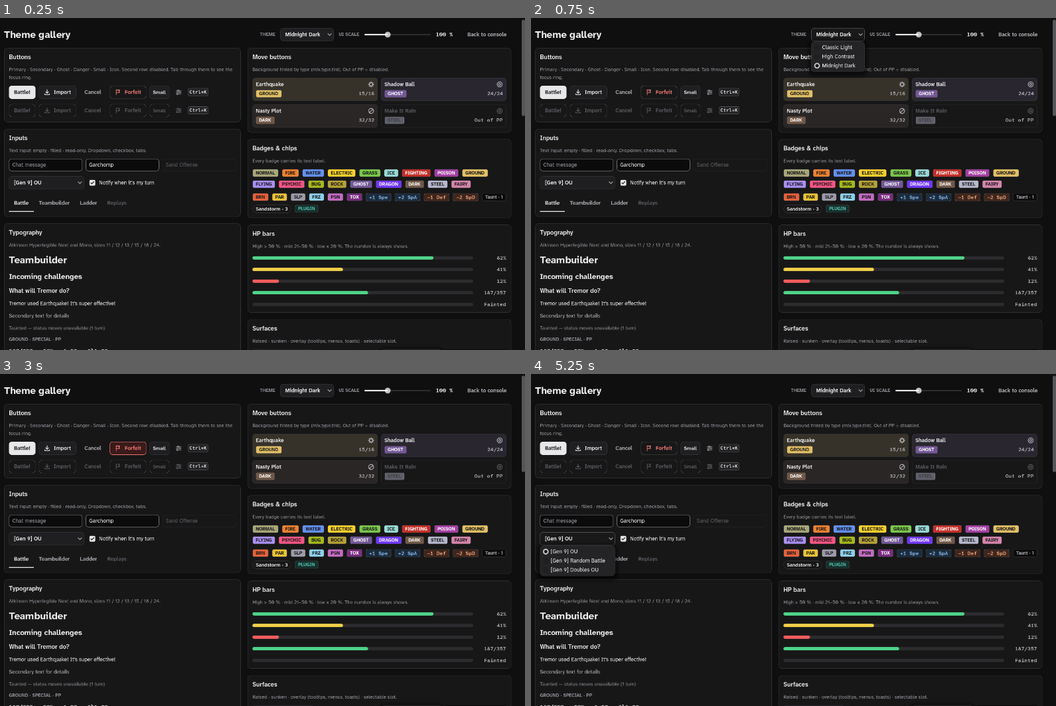
Above: before the commit, frames 1-4 (two rows, left to right).
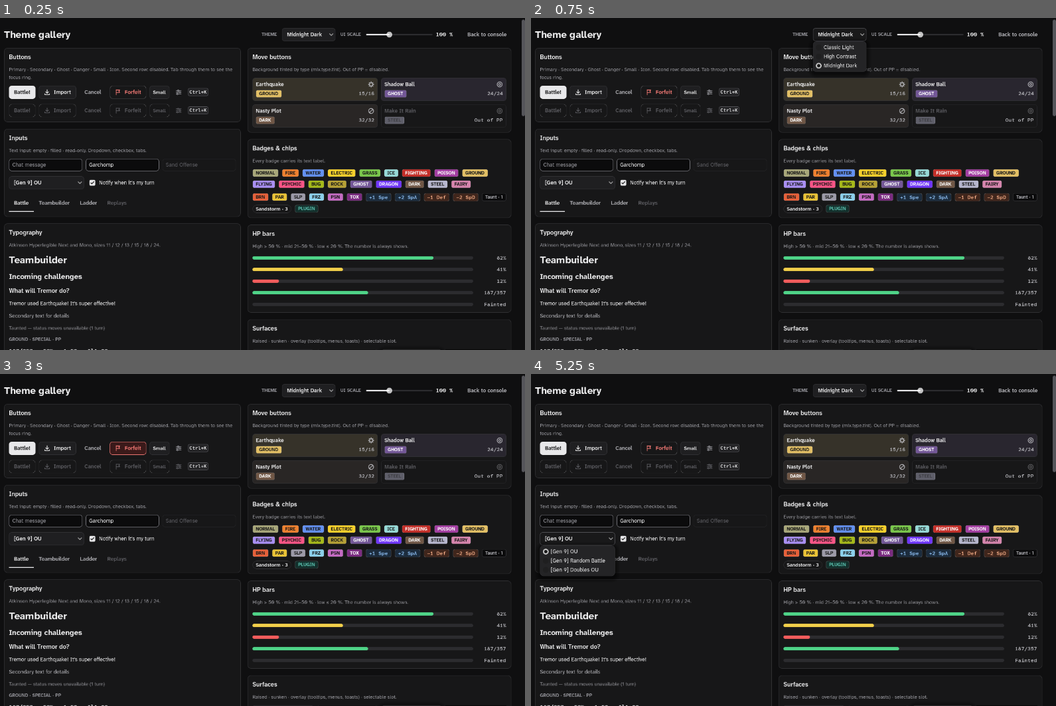
Above: after the commit, the same moments.

Repository: chrismaghuhn/Showdown-godot
Game: Godot game, scene res://src/ui/screens/theme_gallery/theme_gallery.tscn
Two runs of this game, one before a commit and one after it. Both use one fixed random seed, a clock stepped at 60 frames per second and the inputs below. This scene is started directly instead of the project's main scene.
Inputs (mouse positions are in pixels of both pictures, inside the frame that each line leads up to):
- Up to frame 1 (0.25 s): no input
- Up to frame 2 (0.75 s): click "Midnight Dark" at 0.5 s
- Up to frame 3 (3 s): click "Battle!" at 1.25 s; click "Import" at 2 s; click "Forfeit" at 2.75 s
- Up to frame 4 (5.25 s): click "Small" at 3.5 s; click (709, 447) at 4.27 s; click "[Gen 9] OU" at 5 s

The runs differ from the first frame. In frame 1, 0.1% of the frame differs, in the area x 49-83%, y 3-7%; in frame 2, 0.4%, in the area x 49-83%, y 3-17%; in frame 3, 0.1%; in frame 4, 0.1%.

Commit message:
Apply the UI scale from the keyboard and pick up new themes (fixes #52)
The UI scale slider (settings and theme gallery) is now a shared
UiScaleControl: keys and clicks apply and save the scale right away, a
drag when it ends, the mouse wheel scrolls the page, and it follows
ui_scale_changed. Cancelling the custom sound file dialog re-selects
the saved choice. Coming back to the appearance page or the theme
gallery runs Themes.discover(), so new community themes show up
without a restart.

Co-Authored-By: Claude Opus 5.5 <noreply@anthropic.com>

Diff:
--- /dev/null
+++ b/client/src/ui/components/ui_scale_control.gd
@@ -0,0 +1,46 @@
+class_name UiScaleControl
+extends HBoxContainer
+## UI scale slider with its value ("110 %"), for Settings › Appearance and the theme gallery.
+## Keys and clicks apply and save the scale right away, a drag only when it ends (rescaling
+## moves the slider under the mouse). The mouse wheel scrolls the page instead of the slider.
+## Follows scale changes made elsewhere, since screens stay alive.
+
+var slider := HSlider.new()
+var label := Label.new()
+var _dragging := false
+
+
+func _init(width := 200) -> void:
+	slider.min_value = Themes.SCALE_MIN * 100
+	slider.max_value = Themes.SCALE_MAX * 100
+	slider.step = Themes.SCALE_STEP * 100
+	slider.scrollable = false
+	slider.custom_minimum_size.x = width
+	slider.size_flags_vertical = Control.SIZE_SHRINK_CENTER
+	add_child(slider)
+	label.theme_type_variation = &"MonoLabel"
+	label.custom_minimum_size.x = 52
+	label.size_flags_vertical = Control.SIZE_SHRINK_CENTER
+	add_child(label)
+	sync(Themes.ui_scale)
+	slider.drag_started.connect(func() -> void: _dragging = true)
+	slider.drag_ended.connect(func(_changed: bool) -> void:
+		_dragging = false
+		apply())
+	slider.value_changed.connect(func(v: float) -> void:
+		label.text = "%d %%" % roundi(v)
+		if not _dragging:
+			apply())
+	EventBus.ui_scale_changed.connect(sync)
+
+
+## Applies and saves the slider's value if it isn't the current scale already.
+func apply() -> void:
+	if not is_equal_approx(slider.value / 100.0, Themes.ui_scale):
+		Themes.set_ui_scale(slider.value / 100.0)
+
+
+## Shows `ui_scale` without applying it.
+func sync(ui_scale: float) -> void:
+	slider.set_value_no_signal(ui_scale * 100.0)
+	label.text = "%d %%" % roundi(ui_scale * 100.0)
--- a/client/src/ui/screens/settings/settings_screen.gd
+++ b/client/src/ui/screens/settings/settings_screen.gd
@@ -18,6 +18,7 @@
 func _ready() -> void:
 	_build()
 	EventBus.theme_changed.connect(func(_id: String) -> void: _rebuild_current.call_deferred())
+	visibility_changed.connect(_on_visibility_changed)
 	var start_page := AppConfig.cli("settings-page", "general")
 	show_page(start_page if start_page in PAGES else "general")
 
@@ -72,6 +73,7 @@
 	_file_dialog.use_native_dialog = true
 	_file_dialog.filters = PackedStringArray(["*.wav, *.ogg, *.mp3 ; " + tr("Sounds")])
 	_file_dialog.file_selected.connect(_on_sound_file_selected)
+	_file_dialog.canceled.connect(_rebuild_current)
 	add_child(_file_dialog)
 
 
@@ -80,6 +82,12 @@
 	for id: String in _nav_buttons:
 		_nav_buttons[id].set_pressed_no_signal(id == page)
 	_rebuild_current()
+
+
+## Screens stay alive: coming back picks up themes added to the themes folder meanwhile.
+func _on_visibility_changed() -> void:
+	if visible and _current == "appearance":
+		_rebuild_current()
 
 
 func _rebuild_current() -> void:
@@ -125,6 +133,7 @@
 
 func _build_appearance() -> void:
 	_page_header(tr("Appearance"), tr("Themes only change design tokens. Community themes go into the themes folder."))
+	Themes.discover()
 	var box := _section(tr("Theme"))
 	var themes := OptionButton.new()
 	for entry in Themes.available_themes():
@@ -142,20 +151,7 @@
 	folder.pressed.connect(func() -> void: OS.shell_open(ProjectSettings.globalize_path(Themes.USER_DIR)))
 	box.add_child(_setting_row(tr("Community themes"), tr("Put .sdtheme.json files here."), folder))
 
-	var scale_row := HBoxContainer.new()
-	var slider := HSlider.new()
-	slider.min_value = Themes.SCALE_MIN * 100
-	slider.max_value = Themes.SCALE_MAX * 100
-	slider.step = Themes.SCALE_STEP * 100
-	slider.value = Themes.ui_scale * 100
-	slider.custom_minimum_size.x = 200
-	slider.size_flags_vertical = Control.SIZE_SHRINK_CENTER
-	var value := _label("%d %%" % roundi(slider.value), &"MonoLabel")
-	slider.value_changed.connect(func(v: float) -> void: value.text = "%d %%" % roundi(v))
-	slider.drag_ended.connect(func(_c: bool) -> void: Themes.set_ui_scale(slider.value / 100.0))
-	scale_row.add_child(slider)
-	scale_row.add_child(value)
-	box.add_child(_setting_row(tr("UI scale"), tr("Makes everything larger or smaller."), scale_row))
+	box.add_child(_setting_row(tr("UI scale"), tr("Makes everything larger or smaller."), UiScaleControl.new()))
 	var reduce := CheckButton.new()
 	reduce.button_pressed = Themes.reduce_motion
 	reduce.toggled.connect(Themes.set_reduce_motion)
--- a/client/src/ui/screens/theme_gallery/theme_gallery.gd
+++ b/client/src/ui/screens/theme_gallery/theme_gallery.gd
@@ -3,14 +3,17 @@
 ## UI scale slider. Used to review themes (built-in and community) and the design system.
 
 var _theme_select: OptionButton
-var _scale_slider: HSlider
-var _scale_label: Label
 var _warnings: Label
 
 
 func _ready() -> void:
 	_build()
 	EventBus.theme_changed.connect(func(_id: String) -> void: _refresh_header())
+	# Screens stay alive: coming back picks up themes added to the themes folder meanwhile.
+	visibility_changed.connect(func() -> void:
+		if visible:
+			Themes.discover()
+			_refresh_header())
 	_refresh_header()
 
 
@@ -45,18 +48,7 @@
 		Themes.apply(_theme_select.get_item_metadata(index)))
 	header.add_child(_theme_select)
 	header.add_child(_label("UI scale", &"CapsLabel", true))
-	_scale_slider = HSlider.new()
-	_scale_slider.min_value = Themes.SCALE_MIN * 100
-	_scale_slider.max_value = Themes.SCALE_MAX * 100
-	_scale_slider.step = Themes.SCALE_STEP * 100
-	_scale_slider.custom_minimum_size.x = 160
-	_scale_slider.size_flags_vertical = Control.SIZE_SHRINK_CENTER
-	_scale_slider.drag_ended.connect(func(_changed: bool) -> void: Themes.set_ui_scale(_scale_slider.value / 100.0))
-	_scale_slider.value_changed.connect(func(v: float) -> void: _scale_label.text = "%d %%" % roundi(v))
-	header.add_child(_scale_slider)
-	_scale_label = _label("100 %", &"MonoLabel")
-	_scale_label.custom_minimum_size.x = 52
-	header.add_child(_scale_label)
+	header.add_child(UiScaleControl.new(160))
 	var back := _button("Back to console", &"GhostButton")
 	back.pressed.connect(func() -> void: EventBus.navigation_requested.emit(&"dev-console"))
 	header.add_child(back)
@@ -98,8 +90,6 @@
 		_theme_select.set_item_disabled(index, not str(entry["error"]).is_empty())
 		if entry["id"] == Themes.theme_id:
 			_theme_select.select(index)
-	_scale_slider.set_value_no_signal(Themes.ui_scale * 100.0)
-	_scale_label.text = "%d %%" % roundi(Themes.ui_scale * 100.0)
 	var warnings := Themes.tokens.warnings if Themes.tokens != null else PackedStringArray()
 	_warnings.visible = not warnings.is_empty()
 	_warnings.text = "Theme warnings:\n• " + "\n• ".join(warnings)
--- /dev/null
+++ b/client/tests/unit/test_settings_screen.gd
@@ -0,0 +1,134 @@
+extends "res://tests/test_case.gd"
+## Settings screen and theme gallery (#52): the UI scale slider applies from the keyboard and
+## follows changes made elsewhere, cancelling the sound file dialog restores the dropdown, and
+## new community themes show up without a restart. Restores the scale, theme and settings.
+
+const SettingsScene := preload("res://src/ui/screens/settings/settings_screen.tscn")
+const GalleryScene := preload("res://src/ui/screens/theme_gallery/theme_gallery.tscn")
+const TEST_THEME := "zz-test-settings-screen"
+
+
+func test_settings_scale_applies_from_keyboard() -> void:
+	var saved := _save_scale()
+	var screen := _open(SettingsScene)
+	screen.show_page("appearance")
+	var slider: HSlider = _live(screen._page_holder, "HSlider")[0]
+	var target := 110.0 if Themes.ui_scale != 1.1 else 120.0
+	# Arrow keys and clicks call set_value: value_changed, no drag_ended.
+	slider.value = target
+	assert_eq(Themes.ui_scale, target / 100.0, "applied")
+	assert_eq(AppConfig.get_setting("appearance", "ui_scale", -1.0), target / 100.0, "saved")
+	assert_true(not slider.scrollable, "the mouse wheel scrolls the page, not the scale")
+	screen.free()
+	_restore_scale(saved)
+
+
+func test_settings_slider_follows_scale_changes() -> void:
+	var saved := _save_scale()
+	var screen := _open(SettingsScene)
+	screen.show_page("appearance")
+	var slider: HSlider = _live(screen._page_holder, "HSlider")[0]
+	var target := 0.9 if Themes.ui_scale != 0.9 else 0.8
+	Themes.set_ui_scale(target)
+	assert_eq(slider.value, target * 100.0, "slider follows the scale set in the gallery")
+	screen.free()
+	_restore_scale(saved)
+
+
+func test_gallery_scale_applies_and_follows() -> void:
+	var saved := _save_scale()
+	var gallery := _open(GalleryScene)
+	var slider: HSlider = _live(gallery, "HSlider")[0]
+	var target := 125.0 if Themes.ui_scale != 1.25 else 130.0
+	slider.value = target
+	assert_eq(Themes.ui_scale, target / 100.0, "applied")
+	assert_true(not slider.scrollable, "not scrollable")
+	Themes.set_ui_scale(0.85)
+	assert_eq(slider.value, 85.0, "follows the settings slider")
+	gallery.free()
+	_restore_scale(saved)
+
+
+func test_cancelling_custom_sound_restores_the_choice() -> void:
+	var screen := _open(SettingsScene)
+	screen.show_page("sounds")
+	var event: String = NotificationEvents.EVENTS[0]
+	var choices := _sound_choices(screen)
+	var choice: OptionButton = choices[0]
+	var saved_index := choice.selected
+	# The user picks "Custom file…" (the dialog opens) and cancels it.
+	choice.select(2)
+	screen._import_event = event
+	screen._file_dialog.canceled.emit()
+	assert_eq(_sound_choices(screen)[0].selected, saved_index, "back on the saved choice")
+	screen.free()
+
+
+func test_new_theme_shows_up_without_restart() -> void:
+	var path := Themes.USER_DIR.path_join(TEST_THEME + ".sdtheme.json")
+	var settings := _open(SettingsScene)
+	settings.show_page("appearance")
+	var gallery := _open(GalleryScene)
+	var file := FileAccess.open(path, FileAccess.WRITE)
+	file.store_string(JSON.stringify({"format": 1, "name": "Zz Test Theme", "extends": "midnight-dark", "tokens": {}}))
+	file.close()
+	# Coming back to the screens (tab switch) picks up the file.
+	for screen: Control in [settings, gallery]:
+		screen.visible = false
+		screen.visible = true
+	assert_true(_has_theme(_live(settings._page_holder, "OptionButton")[0]), "listed in settings")
+	assert_true(_has_theme(gallery._theme_select), "listed in the theme gallery")
+	settings.free()
+	gallery.free()
+	DirAccess.remove_absolute(path)
+	Themes.discover()
+
+
+# --- Helpers ----------------------------------------------------------------------------
+
+func _open(scene: PackedScene) -> Control:
+	var screen: Control = scene.instantiate()
+	screen.visible = false
+	(Engine.get_main_loop() as SceneTree).root.add_child(screen)
+	screen.visible = true
+	return screen
+
+
+## Descendants of class `type_name`, skipping pages that are queued for deletion (a rebuild
+## frees the old page only at the end of the frame).
+func _live(parent: Node, type_name: String) -> Array[Node]:
+	var result: Array[Node] = []
+	for child in parent.get_children():
+		if child.is_queued_for_deletion():
+			continue
+		if child.is_class(type_name):
+			result.append(child)
+		result.append_array(_live(child, type_name))
+	return result
+
+
+## The per-event dropdowns (the first two are the pack and the output device).
+func _sound_choices(screen: Control) -> Array[Node]:
+	return _live(screen._page_holder, "OptionButton").slice(2)
+
+
+func _has_theme(select: OptionButton) -> bool:
+	for i in select.item_count:
+		if select.get_item_metadata(i) == TEST_THEME:
+			return true
+	return false
+
+
+## [scale, saved setting or null]: a missing setting is removed again afterwards.
+func _save_scale() -> Array:
+	var has_setting: bool = AppConfig._settings.has_section_key("appearance", "ui_scale")
+	return [Themes.ui_scale, AppConfig.get_setting("appearance", "ui_scale") if has_setting else null]
+
+
+func _restore_scale(saved: Array) -> void:
+	Themes.set_ui_scale(saved[0], false)
+	if saved[1] != null:
+		AppConfig.set_setting("appearance", "ui_scale", saved[1])
+	elif AppConfig._settings.has_section_key("appearance", "ui_scale"):
+		AppConfig._settings.erase_section_key("appearance", "ui_scale")
+		AppConfig._settings.save(AppConfig.SETTINGS_PATH)
Not shown, added: client/src/ui/components/ui_scale_control.gd.uid
Not shown, added: client/tests/unit/test_settings_screen.gd.uid
